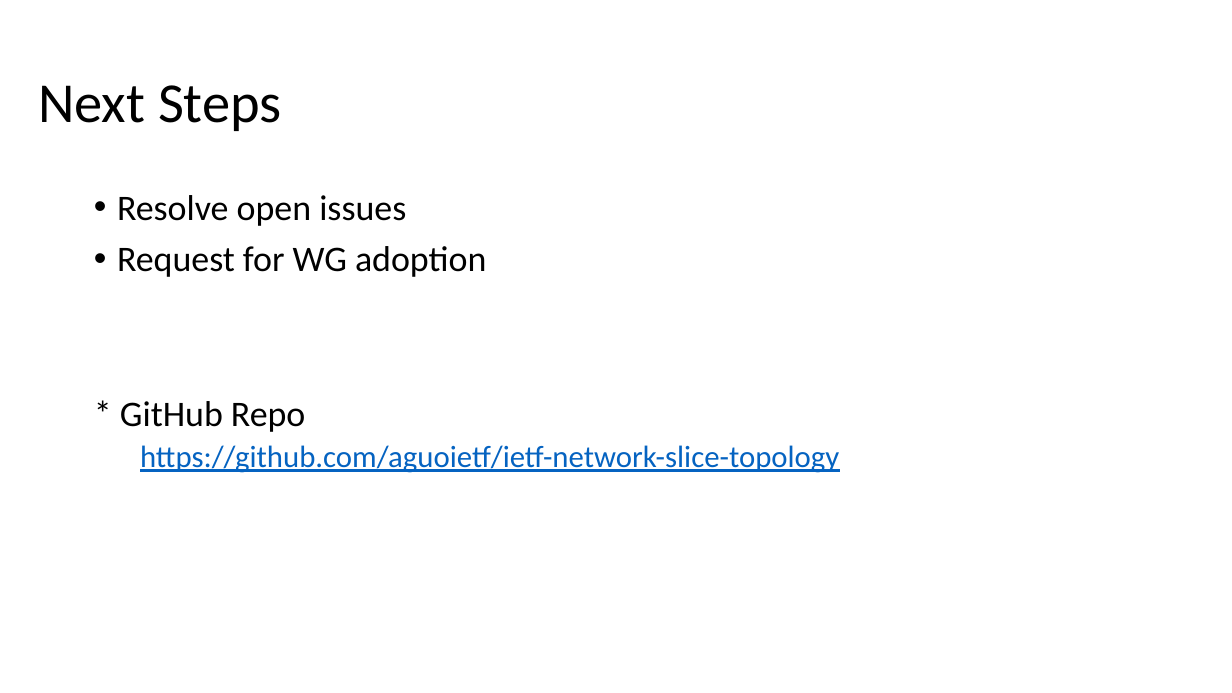
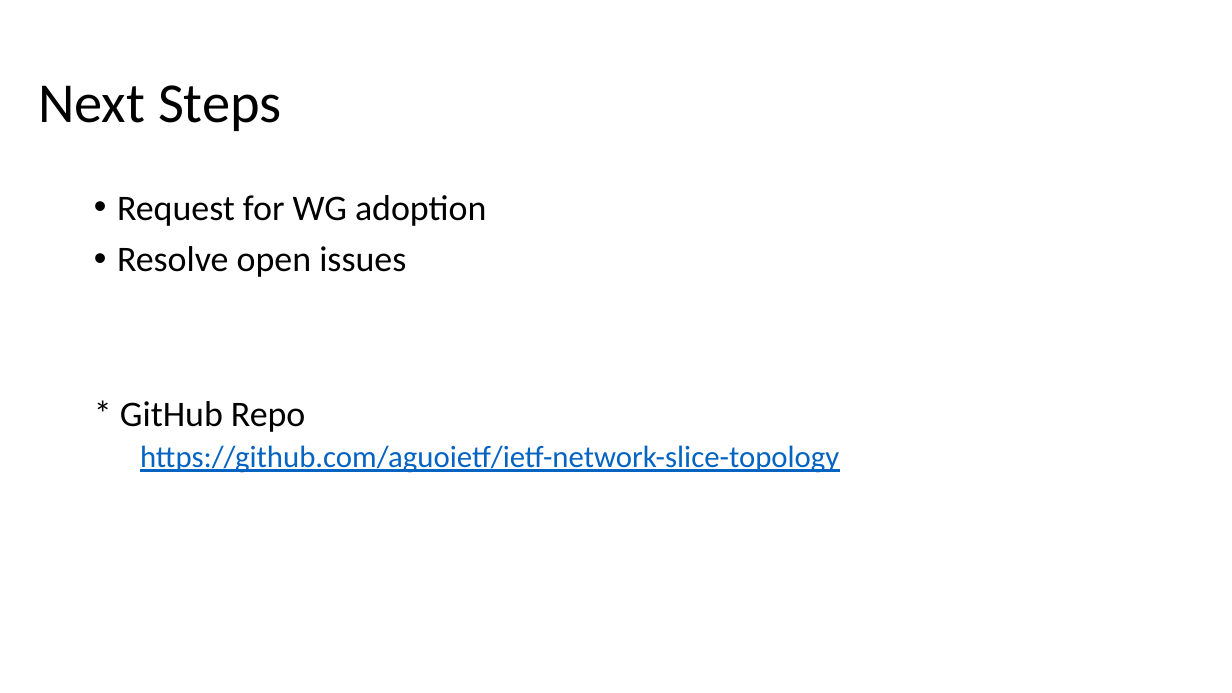
Before and after one commit to aguoietf/Public_material_for_standards, a slide deck: slide 9 of draft-liu-teas-transport-network-slice-yang-06.pptx. Drawn at 1232x693 pixels with LibreOffice and Linux fonts; fonts in the diff are those of the drawing. Boxes give left, top, right and bottom in pixels: in the first picture for what was removed or moved away, otherwise in the second. Text is boxed around its words. In the diff, an @@ line names an element or a change of style, - is before the commit and + after.

```diff
--- a/draft-liu-teas-transport-network-slice-yang-06.pptx
+++ b/draft-liu-teas-transport-network-slice-yang-06.pptx
@@ text at [117, 195, 486, 226]: paragraph added @@
+• Request for WG adoption
@@ text at [117, 246, 486, 277]: paragraph removed @@
-• Request for WG adoption
```
Also in this commit, not shown: 2 other slides changed, 1 other file.
